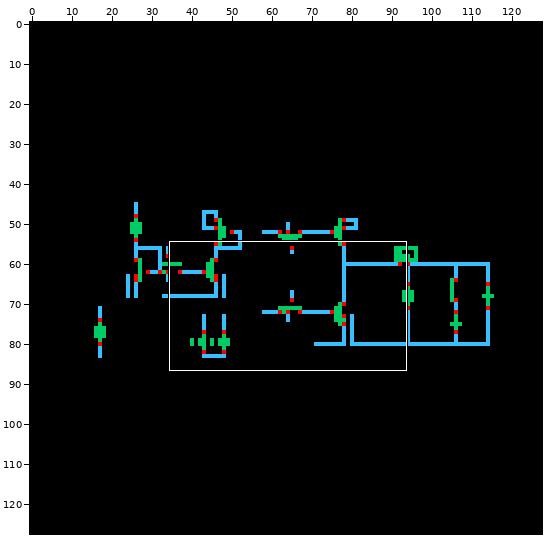
One commit to this sprite sheet: tb_ChargePump/schematic/thumbnail_128x128.png. Above: a wide view before the commit, with the close-up outlined.
Close-up. First the earlier version:
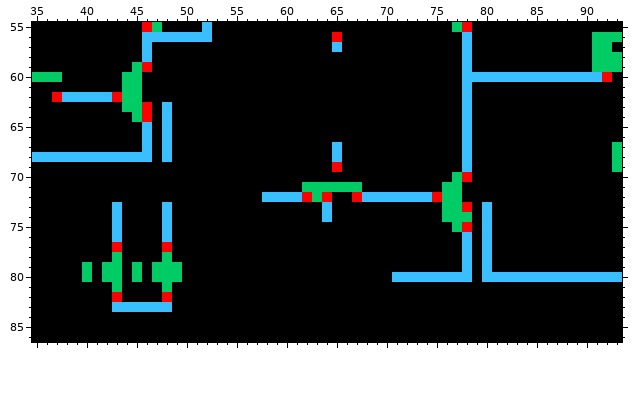
The file is 128x128 pixels. Shown: x 35..93, y 55..86.
After:
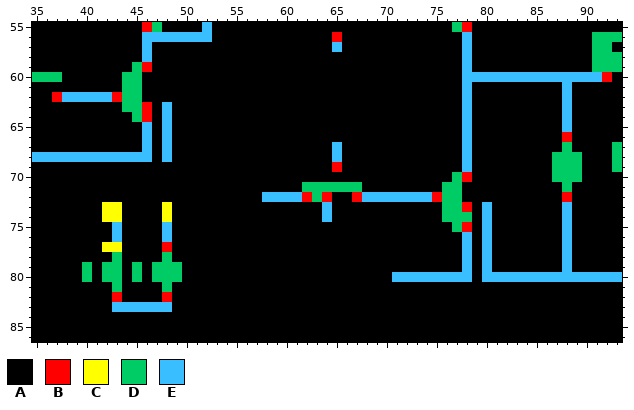
Palette (. is transparent): A #000000  B #ff0000  C #ffff00  D #00cc66  E #39bfff
Edits made:
Colour B replaces colour A in row 66 at x 88; in row 72 at x 88.
Colour C replaces colour A in rows 73 to 74 at x 42; in row 77 at x 42.
Colour C replaces colour B in row 77 at x 43.
Colour C replaces colour E in rows 73 to 74 at x 43 and 48.
Colour D replaces colour A in row 67 at x 88; in rows 68 to 70 at x 87 to 89; in row 71 at x 88.
Colour E replaces colour A in rows 61 to 65 at x 88; in rows 73 to 79 at x 88.
Where, in picture pixels (left, top, right, bottom), the same in both close-ups:
changed: (552, 82, 582, 272)
changed: (102, 202, 122, 252)
changed: (162, 202, 172, 222)
